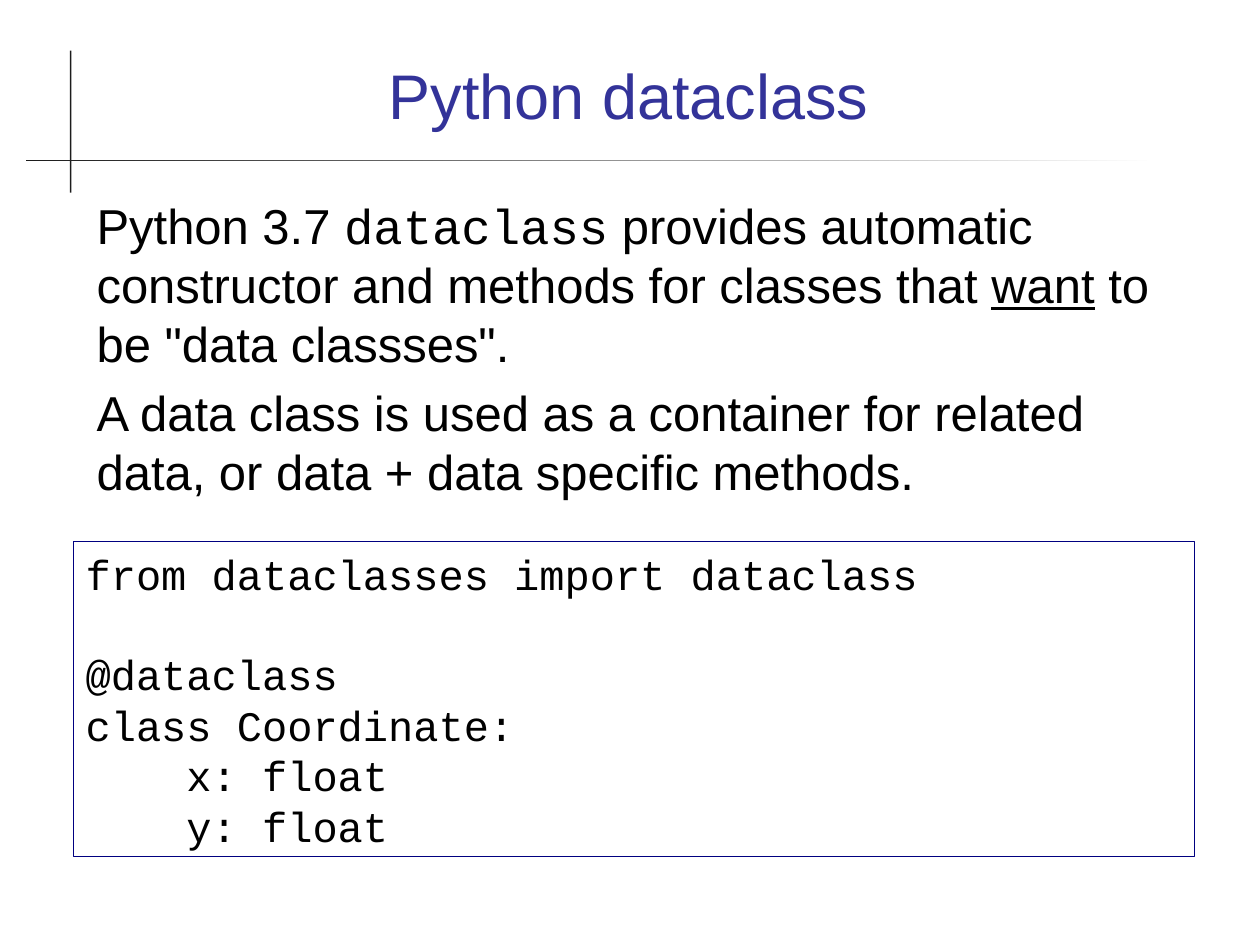
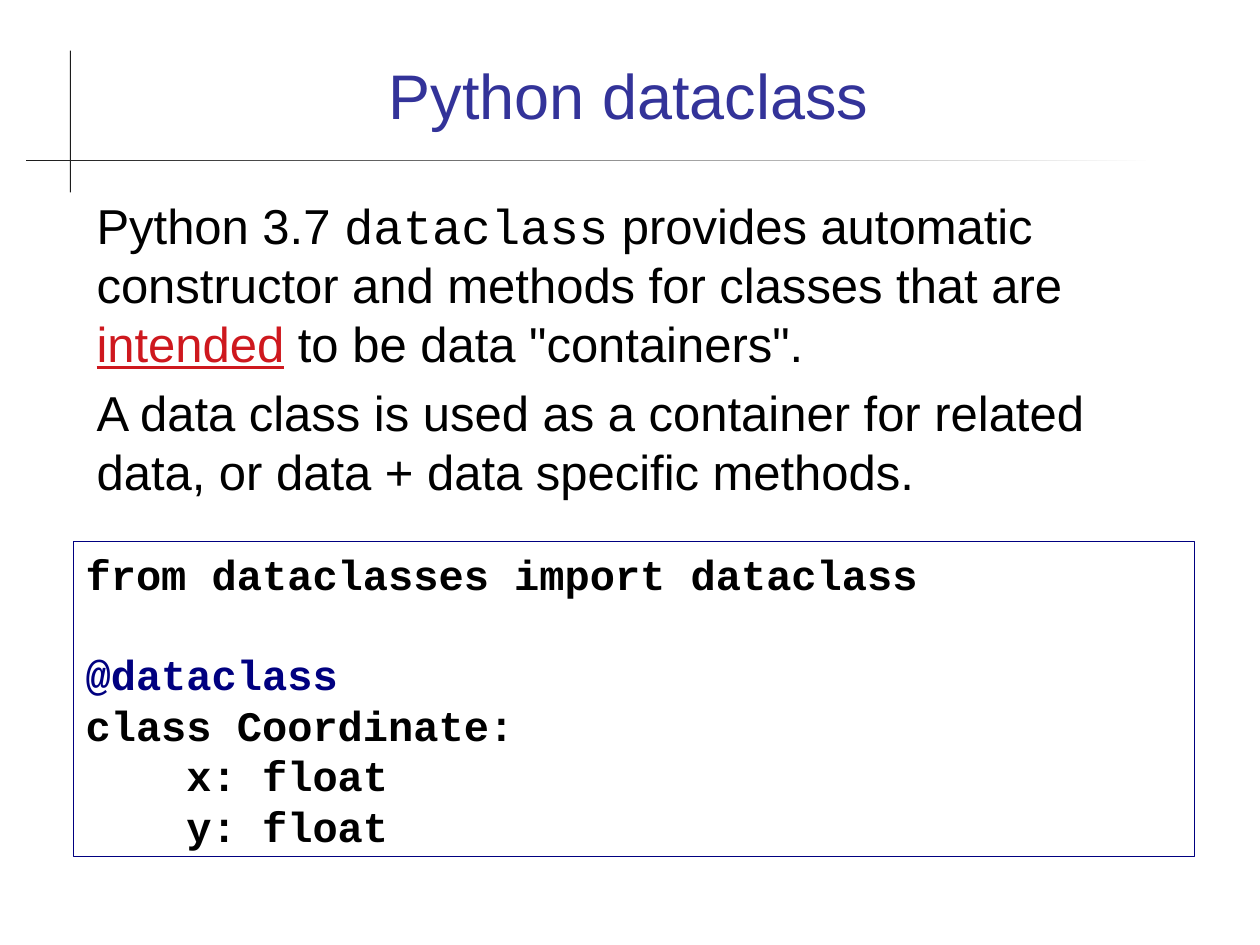
Before and after one commit to cpske/ISP, a slide deck: slide 17 of refactoring/Refactoring-Patterns.ppt (slide 15 before the commit). Drawn at 1260x945 pixels with LibreOffice and Linux fonts; fonts in the diff are those of the drawing. Boxes give left, top, right and bottom in pixels: in the first picture for what was removed or moved away, otherwise in the second. Text is boxed around its words. In the diff, an @@ line names an element or a change of style, - is before the commit and + after.

```diff
--- a/refactoring/Refactoring-Patterns.ppt
+++ b/refactoring/Refactoring-Patterns.ppt
@@ text at (97, 208, 1062, 369): text changed @@
-Python 3.7 dataclass provides automatic constructor and methods for classes that want to be "data classses".
+Python 3.7 dataclass provides automatic constructor and methods for classes that are intended to be data "containers".
@@ rectangle "from dataclasses import dataclass" at (73, 542, 1194, 857): bold on; text colour #000000 to #000080 in "@dataclass" @@
```
Also in this commit, not shown: 13 other slides changed, 2 slides added, 18 other files.
